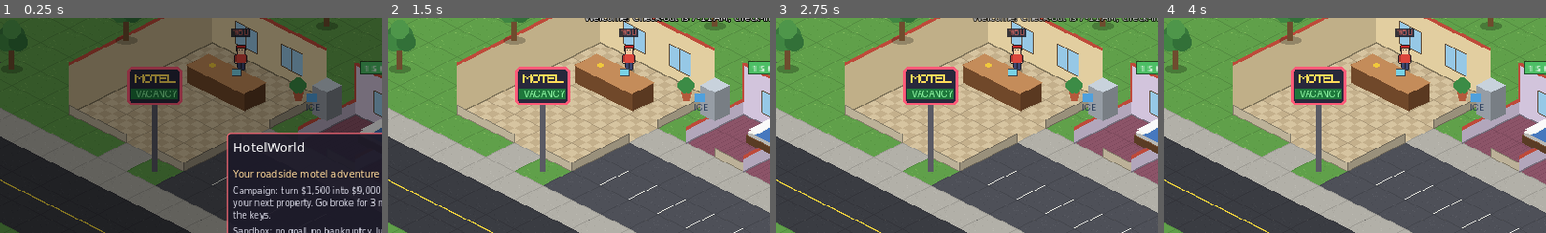
Above: before the commit, frames 1-4 (left to right).
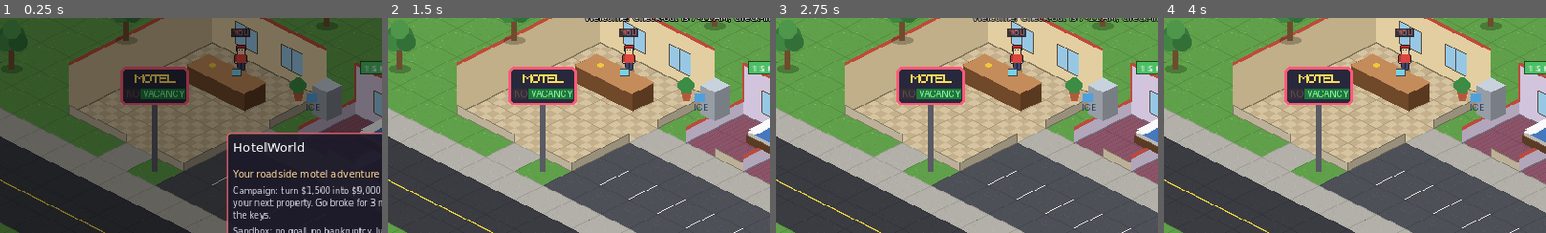
Above: after the commit, the same moments.

Repository: JeremiahSteidinger/HotelWorld
Game: Godot game, scene res://scenes/main.tscn
The game is run twice, just before and just after one commit, with the same random seed, the same clock (stepped at 60 frames per second) and the same inputs.
Inputs:
- Up to frame 1 (0.25 s): no input
- Up to frame 2 (1.5 s): click "New campaign" at 0.5 s; click "II" at 1.25 s
- Up to frame 3 (2.75 s): click "1x" at 2 s
- Up to frame 4 (4 s): click "2x" at 2.75 s; click "4x" at 3.5 s
The pictures show only the part of the screen within x 0-50%, y 8-58%; the shares and areas given below are measured in that part.

The runs differ from the first frame. In frame 1, 1.2% of the frame differs, in the area x 31-50%, y 22-41%; in frame 2, 1.2%; in frame 3, 1.2%; in frame 4, 1.2%.

Commit message:
Light up NO VACANCY on the motel sign when every room is taken
The roadside sign switches to a red NO VACANCY whenever no room is free
and back to VACANCY when one frees up. The log now announces a full
motel once instead of listing every guest who drives past.

Co-Authored-By: Claude Opus 5.5 <noreply@anthropic.com>
Claude-Session: https://claude.ai/code/session_01CzRZpVoKRdMpT5XTVLkqPR

Diff:
--- a/scripts/sim/sim.gd
+++ b/scripts/sim/sim.gd
@@ -43,7 +43,8 @@
 var next_id := 1
 var neg_days := 0
 var game_over := ""     # "", "won", "bankrupt", "out_of_time"
-var events: Array = []  # notifications for the UI: {type, text, ...}
+var events: Array = []
+var _full_logged := false  # only announce "NO VACANCY" once each time the motel fills up  # notifications for the UI: {type, text, ...}
 
 
 # --------------------------------------------------------------------------- setup
@@ -196,6 +197,14 @@
 	return g.purpose == "checkin" and not check_in_open()
 
 
+## True while at least one room is neither occupied nor reserved. Drives the roadside sign.
+func has_vacancy() -> bool:
+	for r in rooms:
+		if r.guest_id == -1:
+			return true
+	return false
+
+
 func free_rooms_for(room_type: String) -> int:
 	var n := 0
 	for r in rooms:
@@ -334,6 +343,8 @@
 
 func _step(dt: float) -> void:
 	time += dt
+	if _full_logged and has_vacancy():
+		_full_logged = false
 	while not arrivals.is_empty() and arrivals[0] <= time:
 		arrivals.pop_front()
 		_arrive()
@@ -422,7 +433,11 @@
 	if free_rooms_for(room_type) <= 0:
 		stats["lost_vacancy"] += 1
 		ledger["turned_away"] += 1
-		_event("lost", "No vacancy for %s (%s room)." % [guest_name, bal["room_types"][room_type]["name"]])
+		if has_vacancy():
+			_event("lost", "No %s room free for %s." % [bal["room_types"][room_type]["name"].to_lower(), guest_name])
+		elif not _full_logged:
+			_full_logged = true
+			_event("lost", "Every room is taken. The sign now says NO VACANCY and guests drive past.")
 		return
 	if queue.size() >= int(bal["max_line"]):
 		stats["lost_line"] += 1
--- a/scripts/view/world_view.gd
+++ b/scripts/view/world_view.gd
@@ -17,6 +17,7 @@
 var _chars := {}       # "g12" / "w3" -> CharacterView
 var _beds: Array = []
 var _cars: Array = []
+var _sign: Sprite2D
 
 
 func setup(s) -> void:
@@ -122,7 +123,7 @@
 
 
 func _build_props() -> void:
-	_upright("sign", Vector2i(3, 5), objects, 2)
+	_sign = _upright("sign", Vector2i(3, 5), objects, 2)
 	_upright("plant", Vector2i(3, 0), objects, 2)
 	_box_sprite("ice_machine", Vector2i(4, 0), 1, 34, Layout.to_screen(Vector2(4, 0)), objects)
 	for c in [Vector2i(-2, 1), Vector2i(-3, 4), Vector2i(-2, 6), Vector2i(19, 0), Vector2i(20, 3), Vector2i(19, 5),
@@ -138,6 +139,7 @@
 
 
 func _sync_rooms() -> void:
+	_sign.texture = tex("sign" if sim.has_vacancy() else "sign_full")
 	for r in sim.rooms:
 		_beds[r.index].texture = tex("bed_messy" if r.state == "dirty" else "bed_clean")
 		var has_guest: bool = r.guest_id != -1 and sim.guests.has(r.guest_id) and sim.guests[r.guest_id].state in ["staying", "to_room", "waiting_room"]
--- a/tests/run_tests.gd
+++ b/tests/run_tests.gd
@@ -245,3 +245,13 @@
 	mins.sort()
 	check(mins[0] >= 7 * 60.0 and mins[-1] <= 11 * 60.0, "checkout times fall between 7 and 11 AM")
 	check(mins[-1] - mins[0] > 120.0, "checkout times are spread out, not all at once")
+
+
+func test_no_vacancy_sign_state() -> void:
+	var s = fresh()
+	check(s.has_vacancy(), "empty motel has vacancy")
+	for r in s.rooms:
+		r.guest_id = 999
+	check(not s.has_vacancy(), "all rooms taken -> no vacancy")
+	s.rooms[4].guest_id = -1
+	check(s.has_vacancy(), "one free room -> vacancy again")
--- a/tools/capture.gd
+++ b/tools/capture.gd
@@ -19,6 +19,7 @@
 	[240, "reviews_panel", 0.0, "reviews"],
 	[280, "day_report", 0.0, "report"],
 	[320, "discount", 0.0, "discount"],
+	[360, "no_vacancy", 0.0, "fill"],
 ]
 
 
@@ -60,6 +61,11 @@
 		"report":
 			if not main.sim.reports.is_empty():
 				ui.show_report(main.sim.reports[-1])
+		"fill":
+			ui.close_modal()
+			for r in main.sim.rooms:
+				if r.guest_id == -1:
+					r.guest_id = 999
 		"discount":
 			ui.close_modal()
 			for gid in main.sim.guests:
Binary file changed: art/sign.png
Binary file added: art/sign_full.png
Not shown, added: art/sign_full.png.import
Not shown, added: docs/screenshots/day2_checkout.png.import
Not shown, added: docs/screenshots/discount.png.import
Not shown, added: docs/screenshots/staff_panel.png.import
